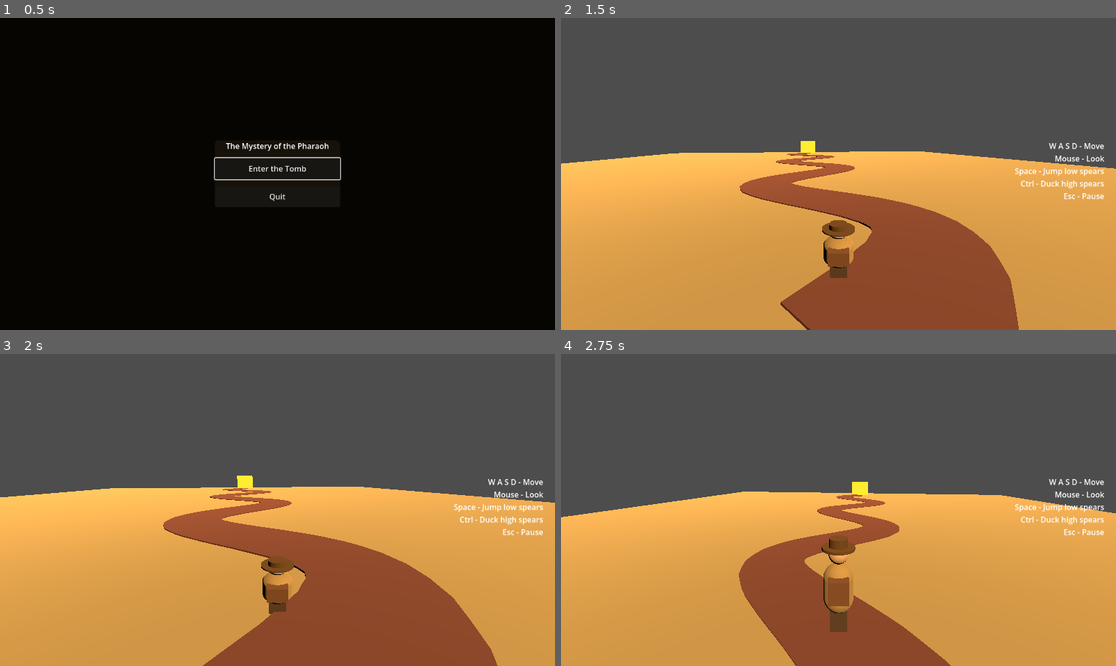
Above: before the commit, frames 1-4 (two rows, left to right).
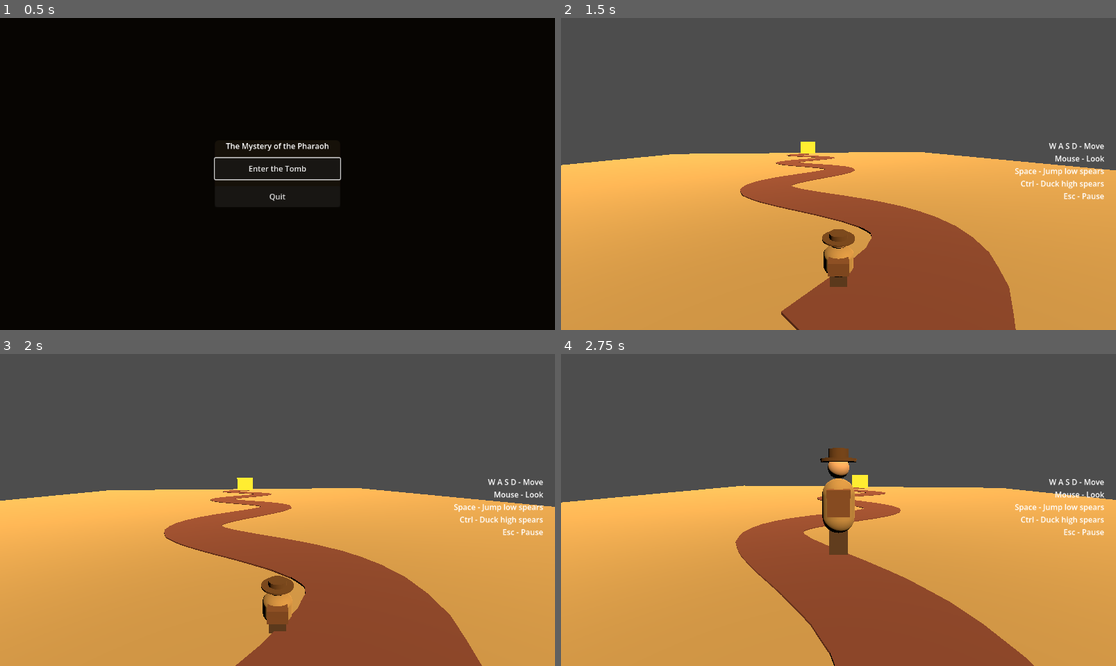
Above: after the commit, the same moments.

Repository: AnubisGott/The-Mystery-of-the-Pharaoh
Game: Godot game, scene res://main/main.tscn
The game is run twice, just before and just after one commit, with the same random seed, the same clock (stepped at 60 frames per second) and the same inputs.
Inputs (mouse positions are in pixels of both pictures, inside the frame that each line leads up to):
- Up to frame 1 (0.5 s): no input
- Up to frame 2 (1.5 s): click "Enter the Tomb" at 0.5 s; tap Enter at 1.25 s; move the mouse to (866, 174) at 1.27 s; hold W (move_forward) from 1.28 s (still down); hold Ctrl (duck) from 1.28 s (still down)
- Up to frame 3 (2 s): keep holding W (move_forward); keep holding Ctrl (duck); tap Space (jump) at 1.52, 1.55, 1.82 s
- Up to frame 4 (2.75 s): keep holding W (move_forward); move the mouse to (810, 510) at 2.02 s; release Ctrl (duck) at 2.03 s; tap Space (jump) at 2.1, 2.27, 2.57 s; tap Ctrl (duck) at 2.3 s

Frame 1 is identical in both runs. In frame 2, 3.0% of the frame differs, in the area x 0-100%, y 39-100%; in frame 3, 5.9%; in frame 4, 14%, in the area x 0-100%, y 30-100%.

Commit message:
Hold camera at fixed height during jump and duck
The camera pivot previously rode along with the body, shifting
the whole view so the screen-space spears appeared to move too.
Pinning the pivot to a constant world height keeps the view
steady: the character visibly jumps and ducks while the spears
fly straight.

Co-Authored-By: Claude Fable 5 <noreply@anthropic.com>

Diff:
--- a/player/player.gd
+++ b/player/player.gd
@@ -8,6 +8,9 @@
 
 const STAND_HEIGHT: float = 1.8
 const DUCK_HEIGHT: float = 1.0
+# Keeps the view steady while the body jumps or ducks, so screen-space
+# overlays (the 2D spears) visibly fly straight.
+const CAMERA_HEIGHT: float = 2.3
 
 @onready var camera_pivot: Node3D = $CameraPivot
 @onready var collision_shape: CollisionShape3D = $CollisionShape3D
@@ -65,6 +68,7 @@
 		velocity.y = jump_velocity
 
 	move_and_slide()
+	camera_pivot.global_position.y = CAMERA_HEIGHT
 
 
 func is_ducking() -> bool:
